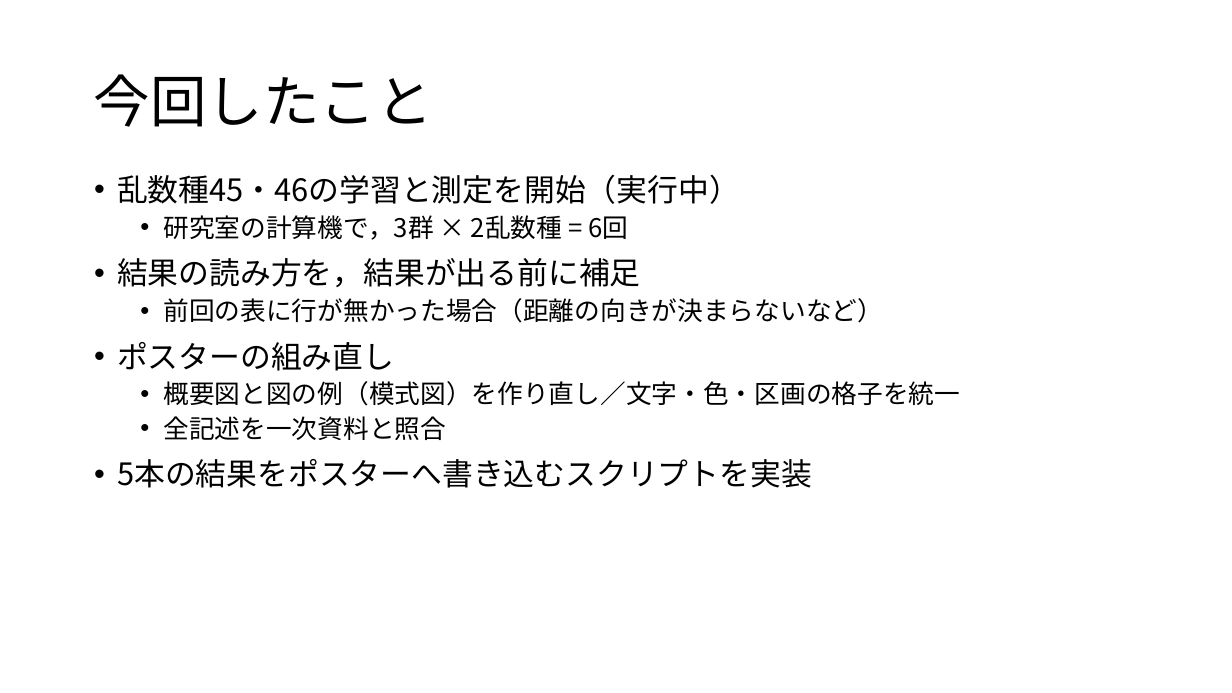
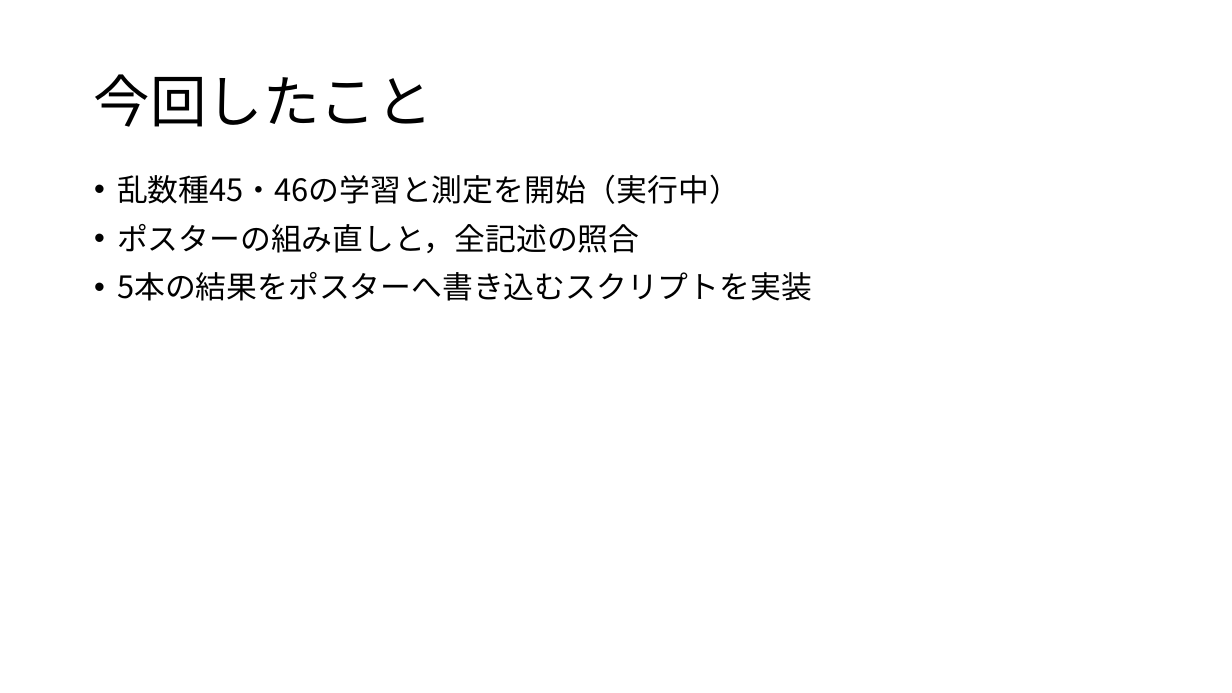
Before and after one commit to tomoking2004/cotar, a slide deck: slide 3 of presentations/20261106_進捗報告.pptx. Drawn at 1232x693 pixels with LibreOffice and Linux fonts; fonts in the diff are those of the drawing. Boxes give left, top, right and bottom in pixels: in the first picture for what was removed or moved away, otherwise in the second. Text is boxed around its words. In the diff, an @@ line names an element or a change of style, - is before the commit and + after.

Commit message:
docs: cut the seminar deck to six slides
- 資料：見積もりの式，乱数種ごとの値，読み方の分岐の表を外した
- 資料：3章の注記が変わるのに「1–4章は変わらない」と書いた誤りを直した
- principles.md：進捗報告は聴き手の判断に要るところまでで止める，を規定にした

```diff
--- a/presentations/20261106_進捗報告.pptx
+++ b/presentations/20261106_進捗報告.pptx
@@ text at box(117, 224, 639, 253): text changed; size 20 to 24 pt @@
-  • 研究室の計算機で，3群 × 2乱数種 = 6回
-• 結果の読み方を，結果が出る前に補足
-  • 前回の表に行が無かった場合（距離の向きが決まらないなど）
-• ポスターの組み直し
-  • 概要図と図の例（模式図）を作り直し／文字・色・区画の格子を統一
-  • 全記述を一次資料と照合
+• ポスターの組み直しと，全記述の照合
```
Also in this commit, not shown: 4 other slides changed, 3 slides removed, 1 other file.
